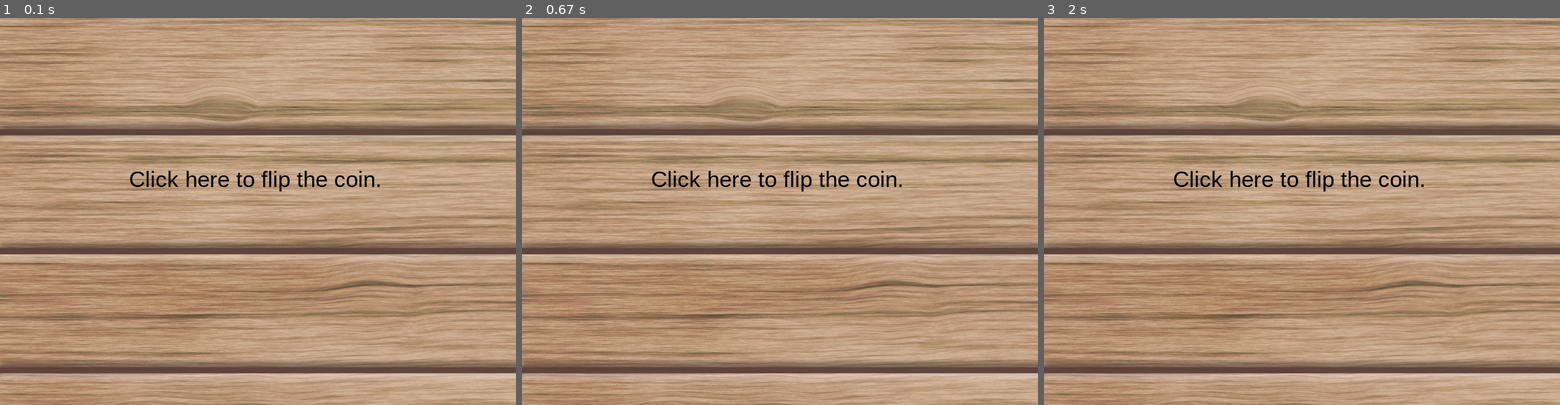
Above: before the commit, frames 1-3 (left to right).
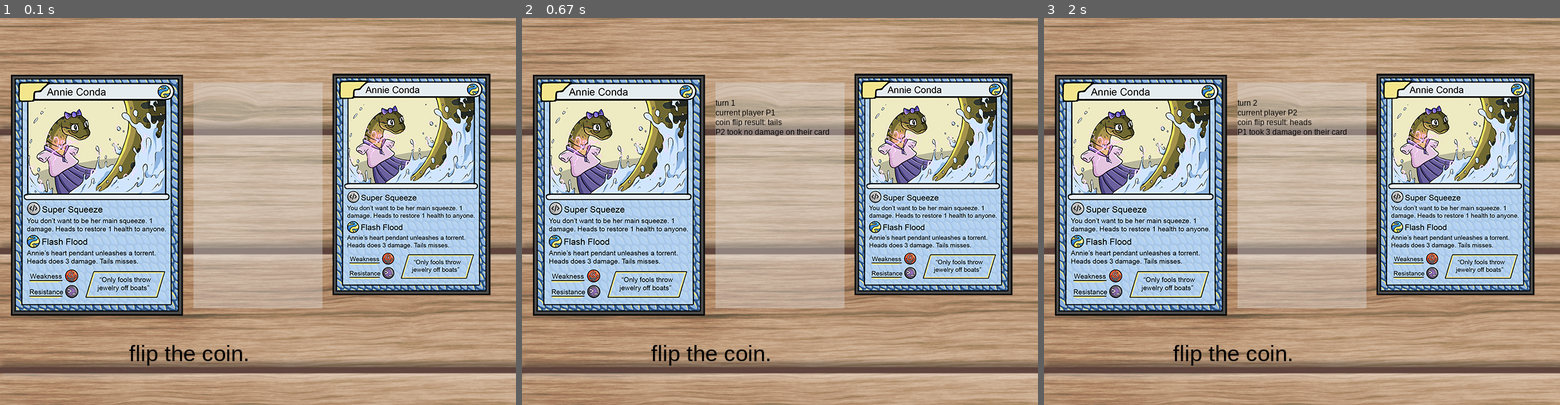
Above: after the commit, the same moments.

Repository: CodaKids/coda-kids
Game: pygame game, started from project-solutions/level-7/IncrediCodersBattleCards_Solution.py
The game is run twice, just before and just after one commit, with the same random seed, the same clock (stepped at 60 frames per second) and the same inputs.
Inputs (mouse positions are in pixels of both pictures, inside the frame that each line leads up to):
- Up to frame 1 (0.1 s): no input
- Up to frame 2 (0.67 s): click (712, 354) at 0.38 s, where only the run after the commit has a clickable "flip the coin."
- Up to frame 3 (2 s): click (1234, 354) at 1.92 s, where only the run after the commit has a clickable "flip the coin."

The runs differ from the first frame. In frame 1, 53% of the frame differs, in the area x 2-96%, y 14-90%; in frame 2, 53%; in frame 3, 53%.

Commit message:
Small changes & attempt to combine Assets folders

Diff:
--- a/project-solutions/level-7/IncrediCodersBattleCards_Solution.py
+++ b/project-solutions/level-7/IncrediCodersBattleCards_Solution.py
@@ -148,26 +148,28 @@
     # display victor
     print("Player {} has won the game!".format(player.name))
 
+running = True
 # Run the game
-print("before run screen")
-
-# my_font = pygame.font.SysFont('Arial', 35)
-# start_click = my_font.render("Click here to flip the coin.", True, (0,0,0))
-# start_click_rect = start_click.get_rect(topleft=(200,230))
-# pygame.display.update()
+print("before run")
+
+card225 = pygame.image.load(get_file('Assets/AnnieConda_225.png'))
+card250 = pygame.image.load(get_file('Assets/AnnieConda_250.png'))
+card275 = pygame.image.load(get_file('Assets/AnnieConda_275.png'))
+card300 = pygame.image.load(get_file('Assets/AnnieConda_300.png'))
+
 SCREEN.fill(BLUE)
 SCREEN.blit(BACKGROUND_IMAGE, (0,0))
-my_font = pygame.font.SysFont('Arial', 35)
-# start_click = my_font.render("Click here to flip the coin.", True, (0,0,0))
-# SCREEN.blit(start_click, (200, 230))
-# start_click_rect = start_click.get_rect(topleft=(200,230))
+coin_font = pygame.font.SysFont('Arial', 35)
+dialog_font = pygame.font.SysFont('Arial', 12)
+dialog_surface = pygame.Surface((200,350))
+dialog_surface.set_alpha(100)
+dialog_surface.fill(WHITE)
+# pygame.draw.rect(dialog_surface, BLACK, dialog_surface.get_rect(), 0, 10)
+SCREEN.blit(dialog_surface, (300, 100))
+# SCREEN.blit(card300, (10,25))
 pygame.display.update()
 
-print("after run screen")
-
-running = True
-
-#Game loop below:
+#Game loop below
 
 # pick cards before game loop? see display_intro_screen() in level 3
 # choose_hand()
@@ -183,11 +185,14 @@
 
         SCREEN.fill(BLUE)
         SCREEN.blit(BACKGROUND_IMAGE, (0,0))
+        SCREEN.blit(dialog_surface, (300, 100))
+        SCREEN.blit(card300, (0,75))
+        SCREEN.blit(card275, (500,75))
         # draw(SCREEN)
 
-        start_click = my_font.render("Click here to flip the coin.", True, (0,0,0))
-        SCREEN.blit(start_click, (200, 230))
-        start_click_rect = start_click.get_rect(topleft=(200,230))
+        coin_click = coin_font.render("flip the coin.", True, BLACK)
+        SCREEN.blit(coin_click, (200,500))
+        coin_click_rect = coin_click.get_rect(topleft=(200,500))
         pygame.display.update()
 
         # turn for each character:
@@ -198,19 +203,35 @@
         # player clicks on flip coin
         mouse_position = pygame.mouse.get_pos()
         if event.type == pygame.MOUSEBUTTONDOWN:
-            if start_click_rect.collidepoint(mouse_position):
+
+            if coin_click_rect.collidepoint(mouse_position):
                 offense, defense = get_active_player(turn)
-                print("*" * 30)
-                print("current player {}".format(offense.name))
-                print("turn {}".format(turn))
+                # print("*" * 30)
+                # print("current player {}".format(offense.name))
+                dlg_turn = dialog_font.render("turn {}".format(turn), True, (BLACK))
+                SCREEN.blit(dlg_turn, (300, 125))
+                dlg_cur = dialog_font.render("current player {}".format(offense.name), True, BLACK)
+                SCREEN.blit(dlg_cur, (300, 140))
+                # print("turn {}".format(turn))
                 coin = flip_coin()
-                print("coin flip result: {}".format(coin))
+                dlg_flip = dialog_font.render("coin flip result: {}".format(coin), True, BLACK)
+                SCREEN.blit(dlg_flip, (300, 155))
+                # print("coin flip result: {}".format(coin))
                 if coin == 'heads':
                     damage = defense.HAND[defense.current_card].attack(offense.HAND[offense.current_card])
-                    print ("player {} took {} damage on their card".format(defense.name, damage))
+                    # print ("player {} took {} damage on their card".format(defense.name, damage))
+                    dlg_dam = dialog_font.render("{} took {} damage on their card".format(defense.name, damage), True, BLACK)
+                    SCREEN.blit(dlg_dam, (300, 170))
                 else:
-                    print("player {} took no damage on their card".format(defense.name))
-                display_game_state()
+                    # print("player {} took no damage on their card".format(defense.name))
+                    dlg_def = dialog_font.render("{} took no damage on their card".format(defense.name), True, BLACK)
+                    SCREEN.blit(dlg_def, (300, 170))
+                # display_turn = dialog_font.render(display_dialog, True, (0,0,0))
+                # SCREEN.blit(display_turn, (300, 125))
+                pygame.display.update()
+                time.sleep(1)
+
+                # display_game_state()
                 if check_game_end():
                     running = False
                 turn = turn + 1
Binary file added: project-solutions/level-7/Assets/AnnieConda_225.png
Binary file added: project-solutions/level-7/Assets/AnnieConda_250.png
Binary file added: project-solutions/level-7/Assets/AnnieConda_275.png
Binary file added: project-solutions/level-7/Assets/AnnieConda_300.png
